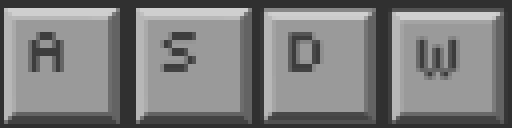
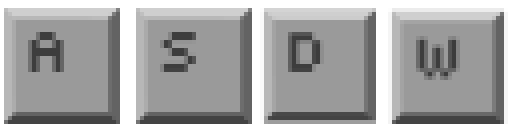
Revision of a layered 512 x 128 image; what changed, layer by layer:
hid "Layer 0" over 0, 0, 512, 128
